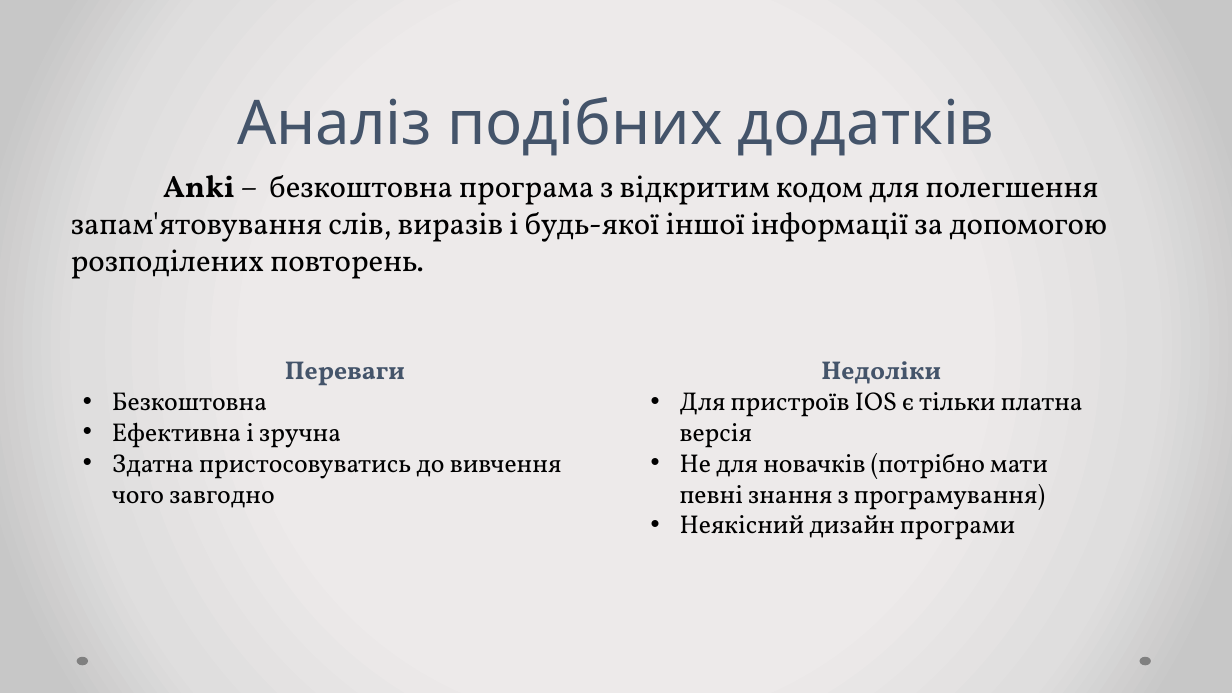
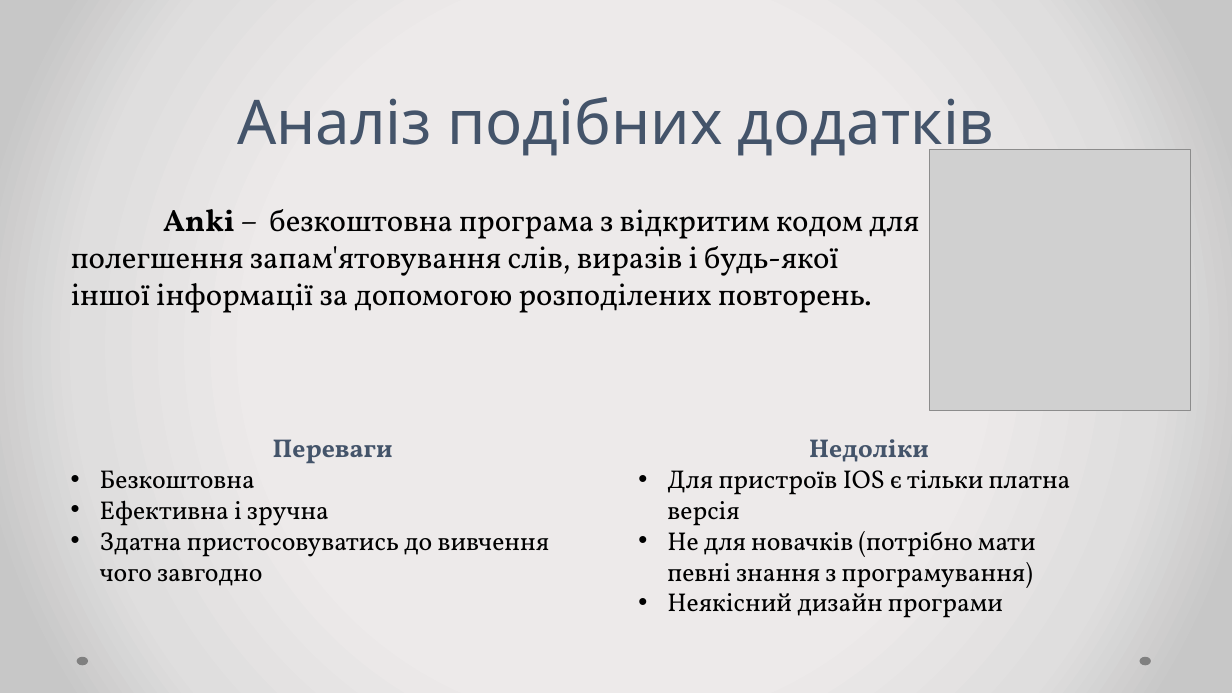
Before and after one commit to Andertius/TeamZavod, a slide deck: slide 10 of MEMENTO.pptx. Drawn at 1232x693 pixels with LibreOffice and Linux fonts; fonts in the diff are those of the drawing; grey boxes stand for pictures. Boxes give left, top, right and bottom in pixels: in the first picture for what was removed or moved away, otherwise in the second. Text is boxed around its words. In the diff, an @@ line names an element or a change of style, - is before the commit and + after.

```diff
--- a/MEMENTO.pptx
+++ b/MEMENTO.pptx
@@ picture added at [930,150,1190,410] @@
@@ text "Anki – безкоштовна програма з ..." rewrapped from [71,175,1107,279] to [71,209,919,313] @@
@@ text "Переваги": place and size @@
-text "Переваги" at [112,361,562,508]
+text "Переваги" at [100,439,550,586]
@@ text "Недоліки": place and size @@
-text "Недоліки" at [680,361,1083,540]
+text "Недоліки" at [667,439,1071,618]
```
Also in this commit, not shown: 4 other slides changed.
